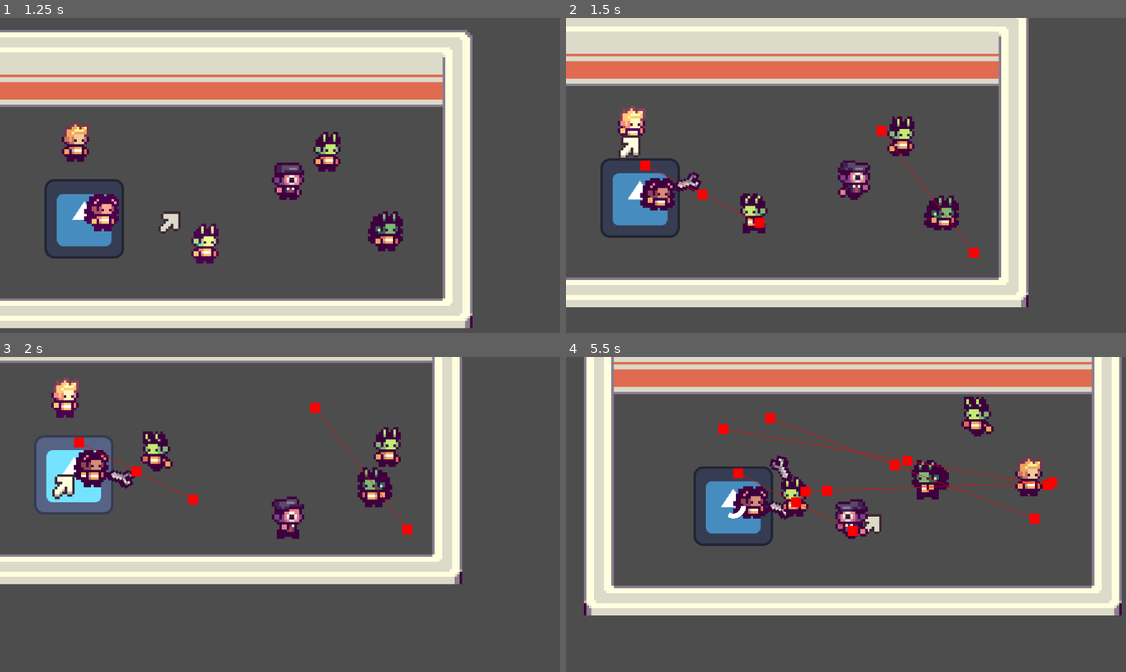
Above: before the commit, frames 1-4 (two rows, left to right).
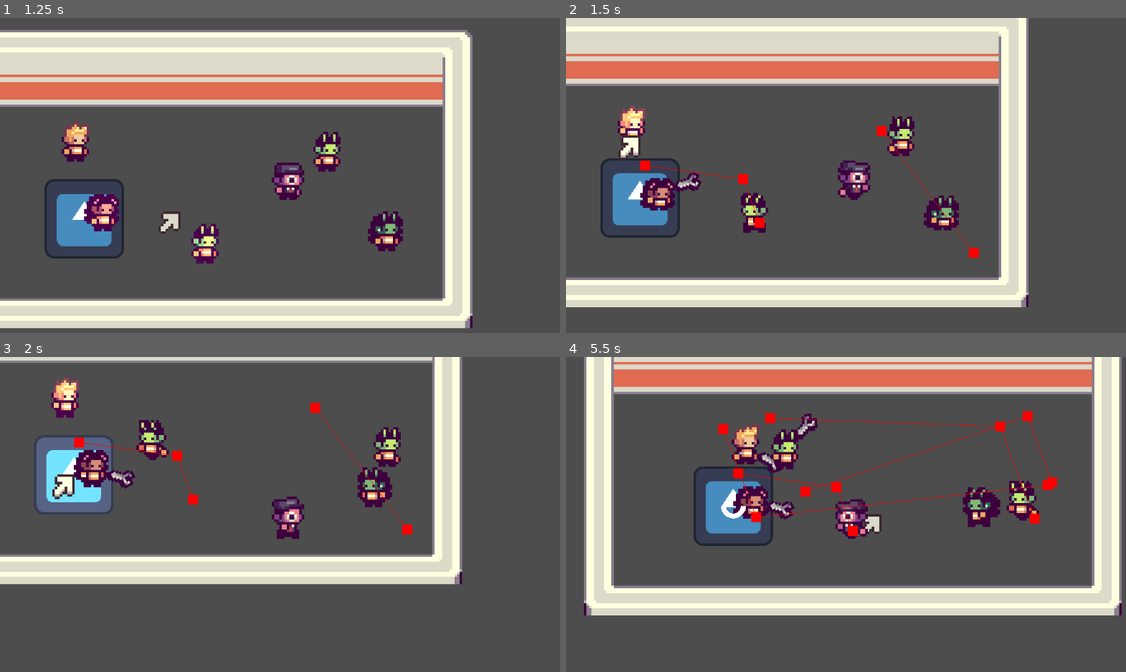
Above: after the commit, the same moments.

Repository: EEGAR1/summer-game-jam
Game: Godot game, scene res://scenes/main.tscn
The game is run twice, just before and just after one commit, with the same random seed, the same clock (stepped at 60 frames per second) and the same inputs. The engine's default icon, where the game draws it, is replaced by a stand-in: a white triangle on a blue panel in a dark square.
Inputs (mouse positions are in pixels of both pictures, inside the frame that each line leads up to):
- Up to frame 1 (1.25 s): move the mouse to (184, 210) at 0.52 s; press the mouse at (184, 210) at 0.53 s; hold D (move_right) from 0.53 s (still down)
- Up to frame 2 (1.5 s): move the mouse to (638, 140) at 1.27 s; release D (move_right) at 1.28 s; release the mouse at (638, 140) at 1.28 s; hold S (move_down) from 1.28 s (still down); click (638, 140) at 1.35 s
- Up to frame 3 (2 s): keep holding S (move_down)
- Up to frame 4 (5.5 s): move the mouse to (952, 448) at 2.02 s; release S (move_down) at 2.03 s; press the mouse at (952, 448) at 2.03 s; hold D (move_right) 2.03-2.78 s; move the mouse to (622, 454) at 2.77 s; release the mouse at (622, 454) at 2.78 s; hold W (move_up) 2.78-3.53 s; click (622, 454) at 2.85 s; move the mouse to (846, 558) at 3.52 s; press the mouse at (846, 558) at 3.53 s; hold A (move_left) 3.53-5.03 s; move the mouse to (678, 470) at 4.27 s; release the mouse at (678, 470) at 4.28 s; click (678, 470) at 4.35 s; move the mouse to (879, 517) at 5.02 s; press the mouse at (879, 517) at 5.03 s; hold S (move_down) from 5.03 s (still down)

Frame 1 is identical in both runs. In frame 2, 0.4% of the frame differs, in the area x 14-37%, y 47-69%; in frame 3, 0.9%; in frame 4, 5.5%, in the area x 27-87%, y 12-55%.

Commit message:
Minor edits

Diff:
--- a/scenes/classes/person.tscn
+++ b/scenes/classes/person.tscn
@@ -116,8 +116,6 @@
 collision_mask = 2
 input_pickable = true
 script = ExtResource("1_83wek")
-stress = null
-max_speed = null
 
 [node name="Icon" type="AnimatedSprite2D" parent="." unique_id=1980460130]
 script = ExtResource("2_5rrw4")
@@ -127,6 +125,7 @@
 
 [node name="NavigationAgent2D" type="NavigationAgent2D" parent="." unique_id=1929608735]
 path_max_distance = 100000.0
+path_postprocessing = 2
 avoidance_enabled = true
 radius = 8.0
 neighbor_distance = 10000.0
